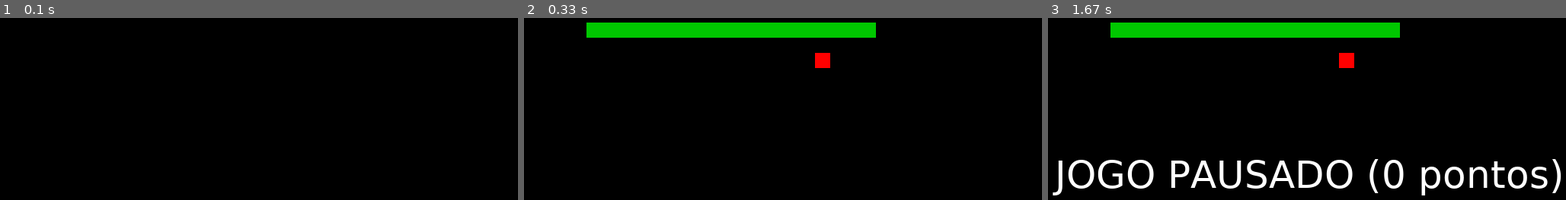
Above: before the commit, frames 1-3 (left to right).
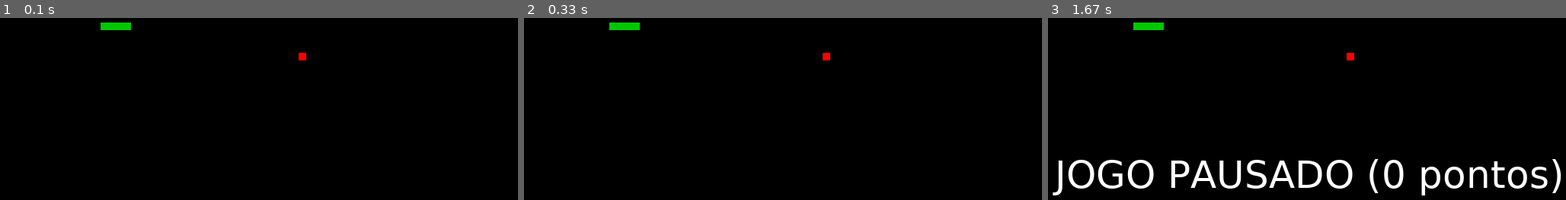
Above: after the commit, the same moments.

Repository: ilosamart/learn-pygame
Game: pygame game, started from snake.py
Two runs of this game, one before a commit and one after it. Both use one fixed random seed, a clock stepped at 60 frames per second and the inputs below.
Inputs:
- Up to frame 1 (0.1 s): no input
- Up to frame 2 (0.33 s): no input
- Up to frame 3 (1.67 s): tap Esc at 0.33 s

The runs differ from the first frame. In frame 1, 0.3% of the frame differs, in the area x 19-60%, y 2-24%; in frame 2, 4.6%, in the area x 12-68%, y 2-28%; in frame 3, 4.6%.

Commit message:
velocidade adaptativa

Diff:
--- a/snake.py
+++ b/snake.py
@@ -13,9 +13,9 @@
     global font_style
     text_box = font_style.render(text, True, color)
     text_rect = text_box.get_rect()
-    text_rect.center = screen_limits[0]/2, screen_limits[1]/2
-    pos_x = ( - text_box.get_height()/2)
-    pos_y = (screen_limits[1] - text_box.get_width()) / 2
+    text_rect.center = screen_limits[0]//2, screen_limits[1]//2
+    pos_x = ( - text_box.get_height()//2)
+    pos_y = (screen_limits[1] - text_box.get_width()) // 2
     screen.blit(text_box, text_rect)
 
 def on_grid_random():
@@ -36,12 +36,13 @@
     return snake
 
 # dimensões da tela
-screen_point_size = 20
+screen_point_size = 10
 screen_limits = (800,800)
 screen_center = (screen_limits[0]//2, screen_limits[1]//2)
 game_paused = False
 game_over = False
 pontos = 0
+speed = 10+10/(screen_point_size*10)
 
 pygame.init()
 screen = pygame.display.set_mode(screen_limits)
@@ -58,7 +59,7 @@
 vertical_movement = (K_UP, K_DOWN)
 
 #  objetos do jogo
-snake = initial_snake((200, 200), 20)
+snake = initial_snake((200, 200), 5)
 snake_skin = pygame.Surface((screen_point_size,screen_point_size))
 snake_skin.fill((0,200,0))
 
@@ -71,20 +72,7 @@
 clock = pygame.time.Clock()
 
 while not game_over:
-    clock.tick(10)
-
-    # trata colisão
-    for pedaco_corpo in snake[1:]:
-        game_over = game_over or collision(snake[0], pedaco_corpo)
-
-    if game_over:
-        continue
-
-    # trata comer maçã
-    if collision(snake[0], apple):
-        apple = on_grid_random()
-        snake.append((0,0))
-        pontos += 10
+    clock.tick(speed)
 
     # trata inputs do usuário
     for event in pygame.event.get():
@@ -112,6 +100,7 @@
         for event in pygame.event.get():
             if event.type == QUIT:
                 game_over = True
+                game_paused = False
             if event.type == KEYDOWN and event.key == K_ESCAPE:
                 game_paused = False
 
@@ -128,7 +117,22 @@
     for pos in snake:
         screen.blit(snake_skin,pos)
 
-    pygame.display.update()
+
+
+    # trata colisão
+    for pedaco_corpo in snake[1:]:
+        game_over = game_over or collision(snake[0], pedaco_corpo)
+
+    # trata comer maçã
+    if collision(snake[0], apple):
+        apple = on_grid_random()
+        snake.append((0,0))
+        pontos += 10
+        speed += 10/(screen_point_size*10)
+        print(f'velocidade ({speed})')
+
+    if not game_over:
+        pygame.display.update()
 
 
 # Be IDLE friendly. If you forget this line, the program will 'hang'
